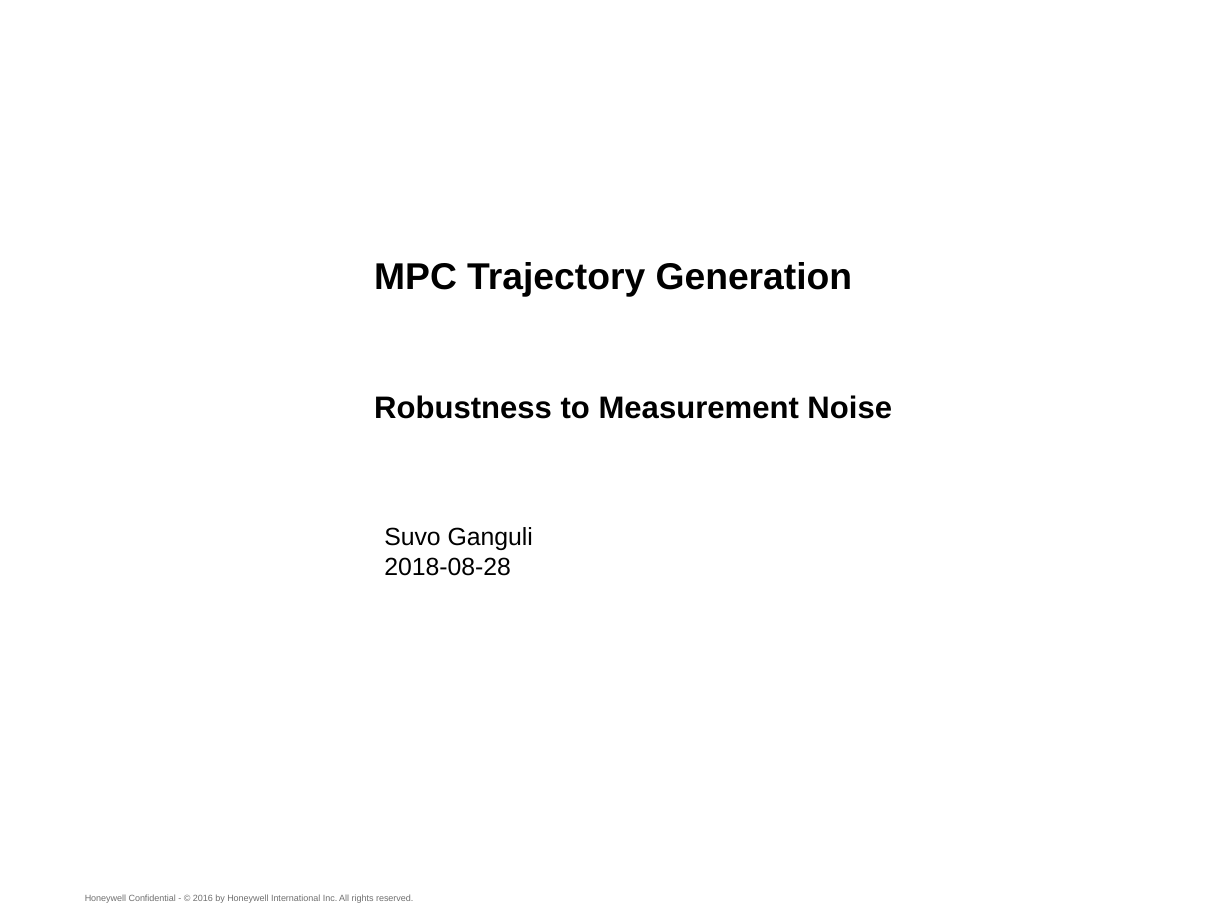
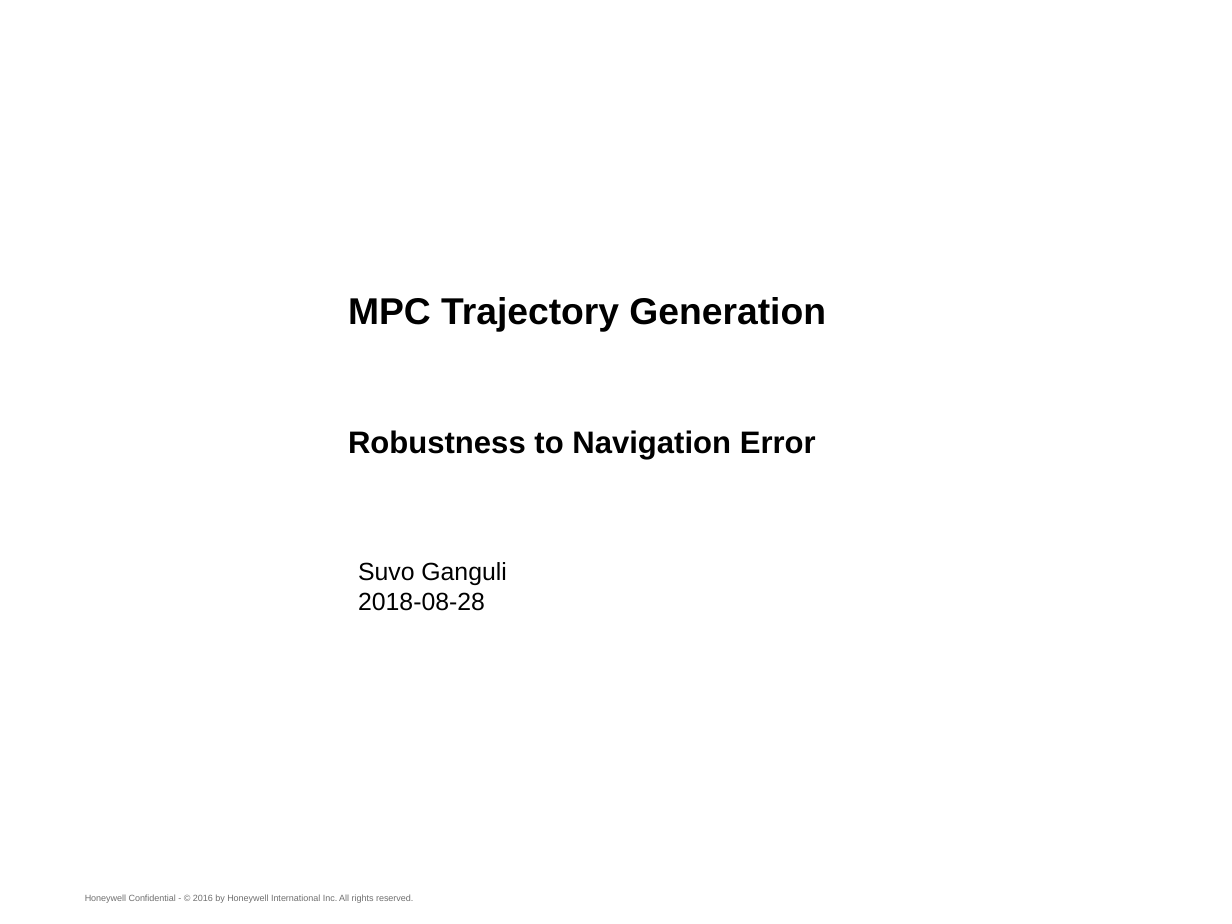
Before and after one commit to suvoganguli/TrajGen, a slide deck: slide 1 of doc/Notes_2018-08-27.pptx. Drawn at 1232x924 pixels with LibreOffice and Linux fonts; fonts in the diff are those of the drawing; background and template pictures are left out. Boxes give left, top, right and bottom in pixels: in the first picture for what was removed or moved away, otherwise in the second. Text is boxed around its words. In the diff, an @@ line names an element or a change of style, - is before the commit and + after.

```diff
--- a/doc/Notes_2018-08-27.pptx
+++ b/doc/Notes_2018-08-27.pptx
@@ text "MPC Trajectory Generation" moved from (x1=374, y1=262, x2=853, y2=296) to (x1=348, y1=297, x2=826, y2=331) @@
@@ text at (x1=348, y1=430, x2=816, y2=460): text changed @@
-Robustness to Measurement Noise
+Robustness to Navigation Error
@@ text "Suvo Ganguli" moved from (x1=384, y1=527, x2=533, y2=576) to (x1=358, y1=562, x2=506, y2=611) @@
```
Also in this commit, not shown: 9 other slides changed, 1 slide added, 1 slide removed.
